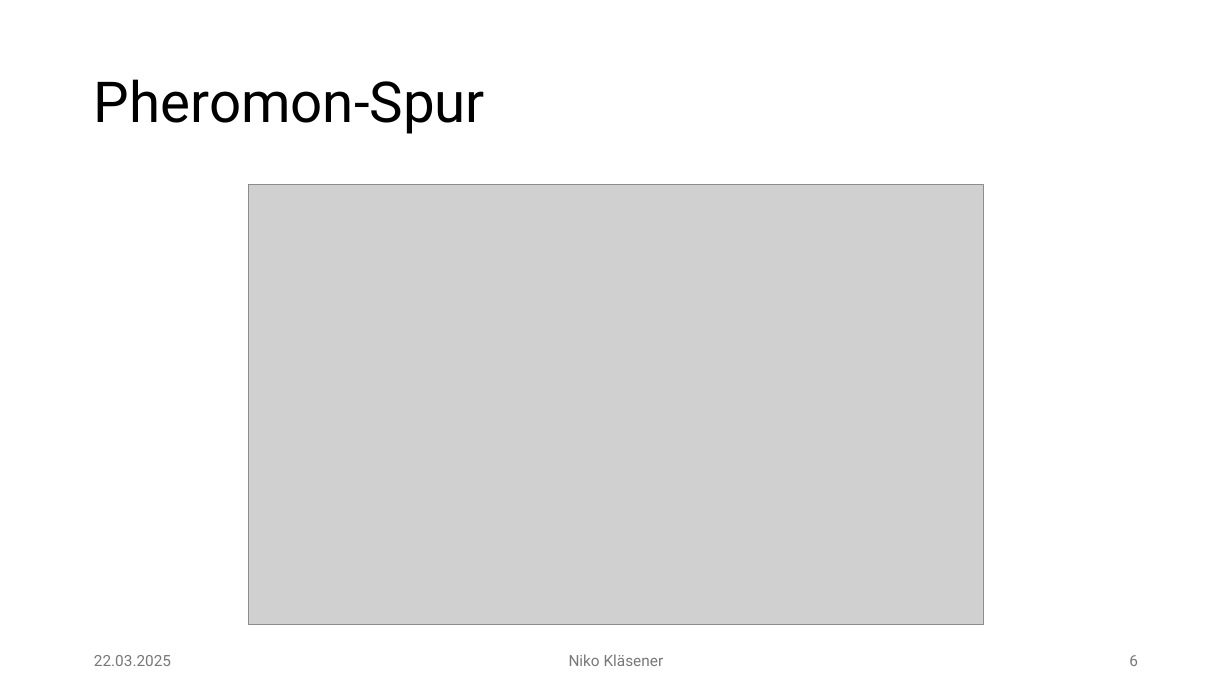
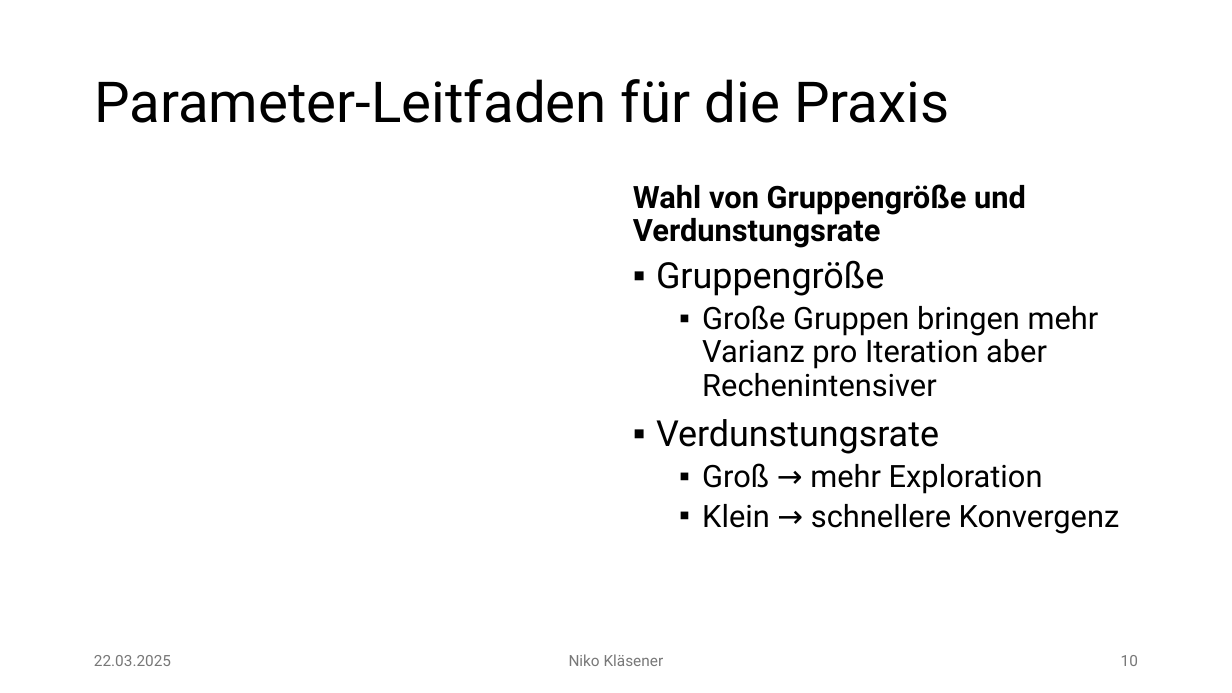
Before and after one commit to Niggo1299/BMO-Projekt, a slide deck: slide 10 of BMO-Projekt.pptx (slide 6 before the commit). Drawn at 1232x693 pixels with LibreOffice and Linux fonts; fonts in the diff are those of the drawing; grey boxes stand for pictures; background and template pictures are left out. Boxes give left, top, right and bottom in pixels: in the first picture for what was removed or moved away, otherwise in the second. Text is boxed around its words. In the diff, an @@ line names an element or a change of style, - is before the commit and + after.

```diff
--- a/BMO-Projekt.pptx
+++ b/BMO-Projekt.pptx
@@ title at <box>94,79,949,123</box>: text changed @@
-Pheromon-Spur
+Parameter-Leitfaden für die Praxis
@@ picture removed at <box>249,185,983,625</box> @@
@@ text added at <box>633,184,1026,248</box>, 24 pt, text #000000, bold @@
+Wahl von Gruppengröße und Verdunstungsrate
@@ text added at <box>656,260,1120,534</box>, 24 pt, text #000000 @@
+▪ Gruppengröße
+  ▪ Große Gruppen bringen mehr Varianz pro Iteration aber Rechenintensiver
+▪ Verdunstungsrate
+  ▪ Groß → mehr Exploration
+  ▪ Klein → schnellere Konvergenz
@@ page number at <box>1121,655,1138,666</box>: text changed @@
-6
+10
```
Also in this commit, not shown: 5 other slides changed, 3 slides added, 11 other files.
